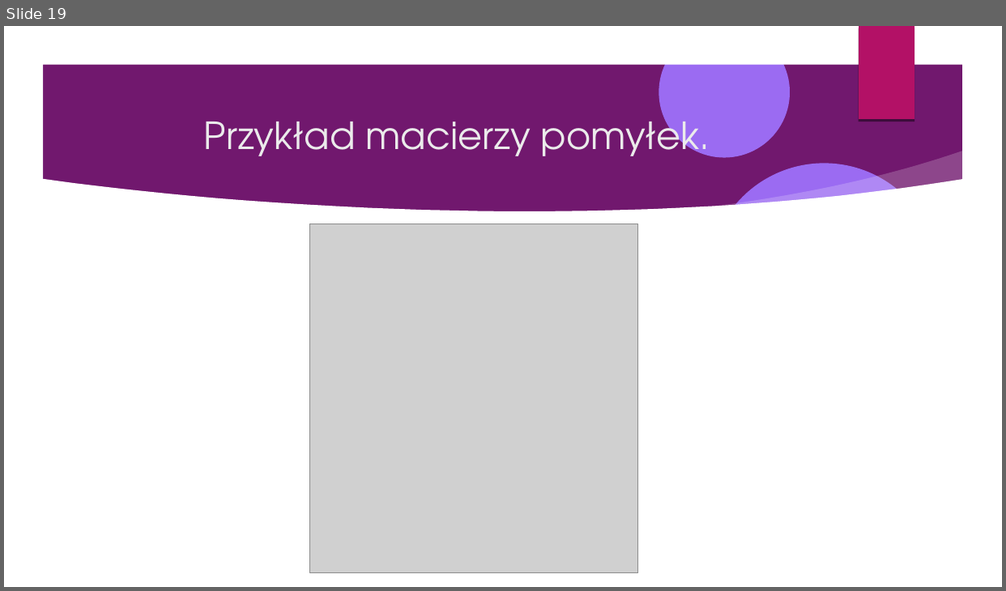
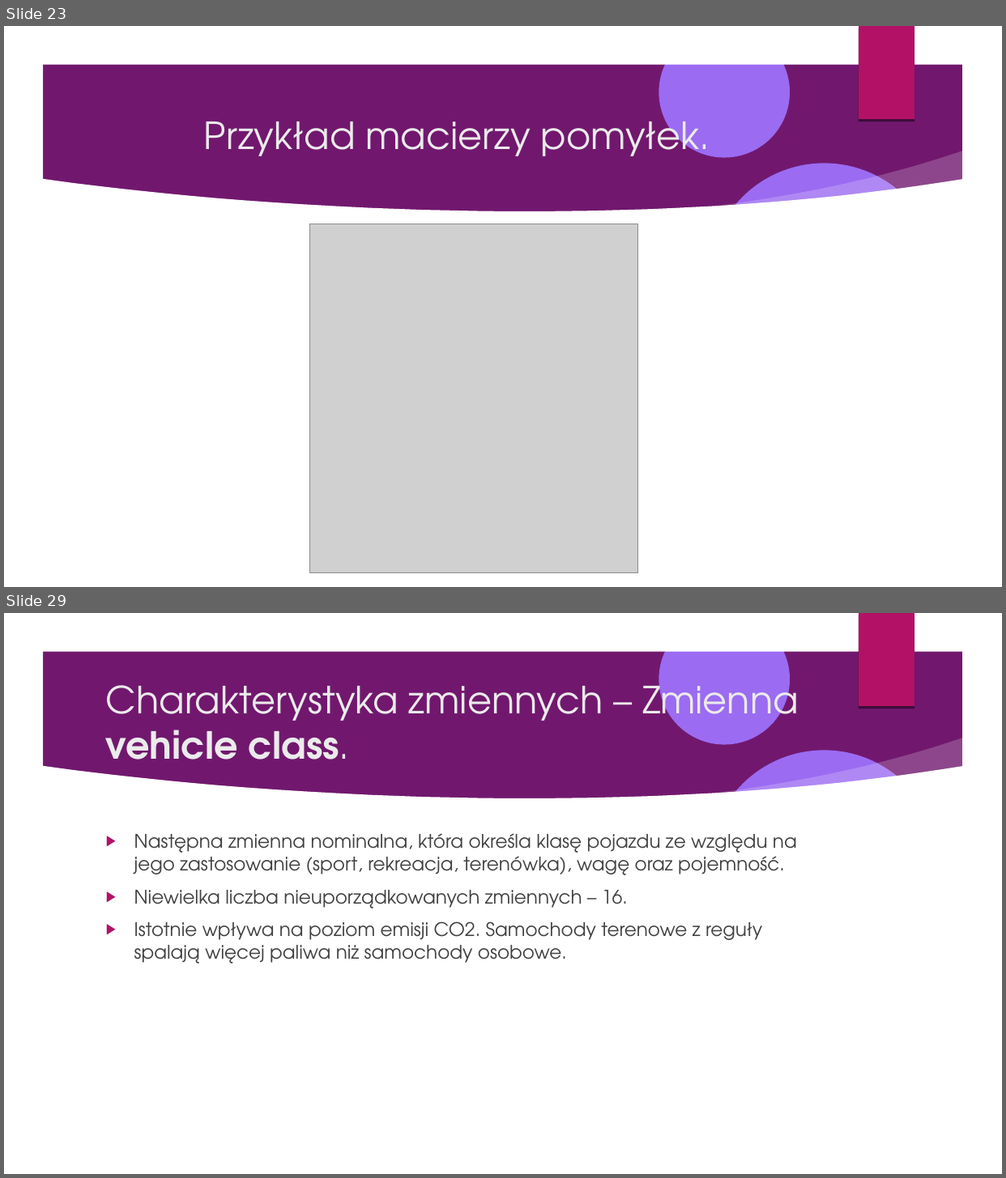
Before and after one commit to Pawel-Tomasz-Nowak/Scientific-collaboration, a slide deck: EmissionAnalysis/Prezentacja projektu.odp. Shown one above the other, each under a label of ours: slide 19 before the commit, slides 23 and 29 after it; the slides between them are not shown. The pictures are 1006x591 and 1006x1178 pixels, drawn with LibreOffice and Linux fonts; fonts in the diff are those of the drawing; grey boxes stand for pictures; background and template pictures are left out. Boxes give left, top, right and bottom in pixels: in the first picture for what was removed or moved away, otherwise in the second. Text is boxed around its words. In the diff, an @@ line names an element or a change of style, - is before the commit and + after.

```diff
--- a/EmissionAnalysis/Prezentacja projektu.odp
+++ b/EmissionAnalysis/Prezentacja projektu.odp
@@ slide 29 added at box(4, 613, 1002, 1174), background picture (left out); not listed: 9 template elements that a slide beside it also shows @@
@@ title added at box(106, 675, 799, 760), 36 pt, text #EBEBEB @@
+Charakterystyka zmiennych – Zmienna vehicle class.
@@ text added at box(134, 833, 797, 964), 18 pt, text #404040 @@
+▶ Następna zmienna nominalna, która określa klasę pojazdu ze względu na jego zastosowanie (sport, rekreacja, terenówka), wagę oraz pojemność.
+▶ Niewielka liczba nieuporządkowanych zmiennych – 16.
+▶ Istotnie wpływa na poziom emisji CO2. Samochody terenowe z reguły spalają więcej paliwa niż samochody osobowe.
@@ what was slide 19 is now slide 23 @@
```
Also in this commit, not shown: 1 slide changed, 28 other slides added, 3 other files.
